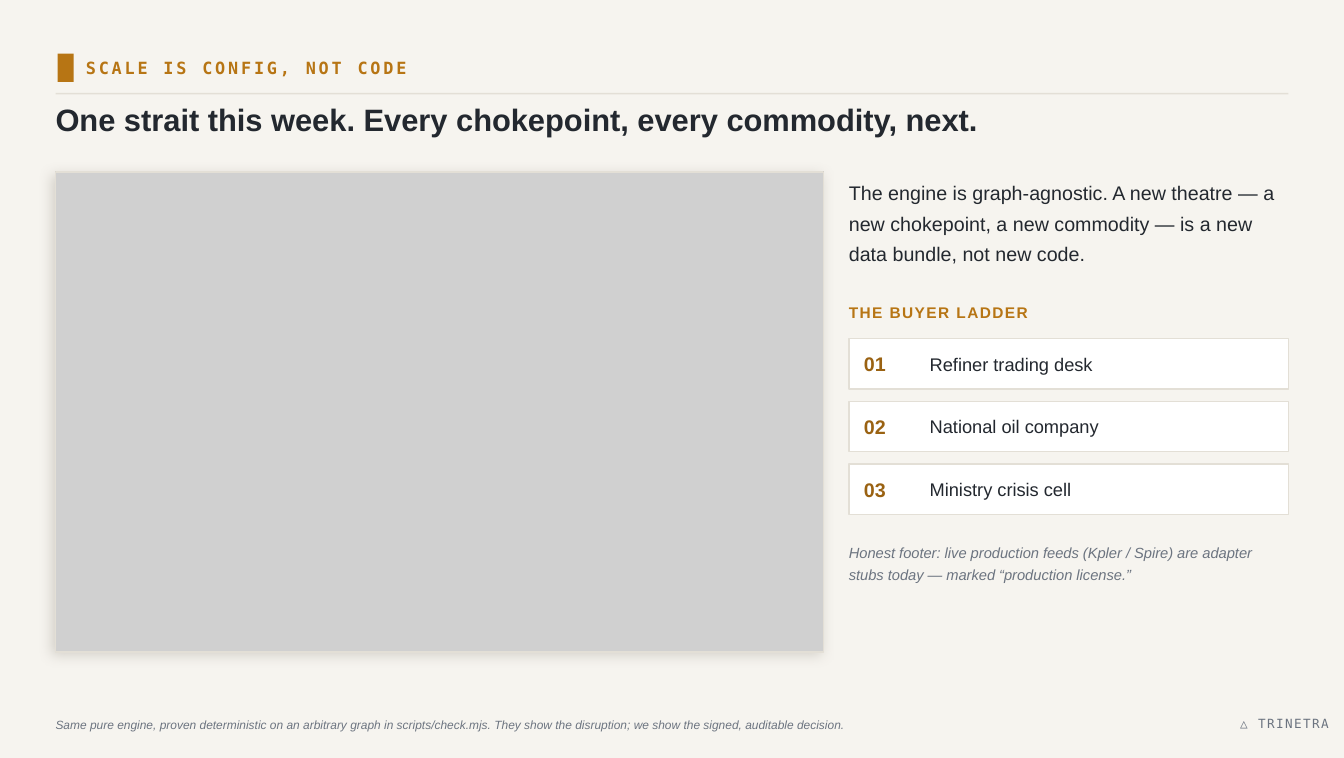
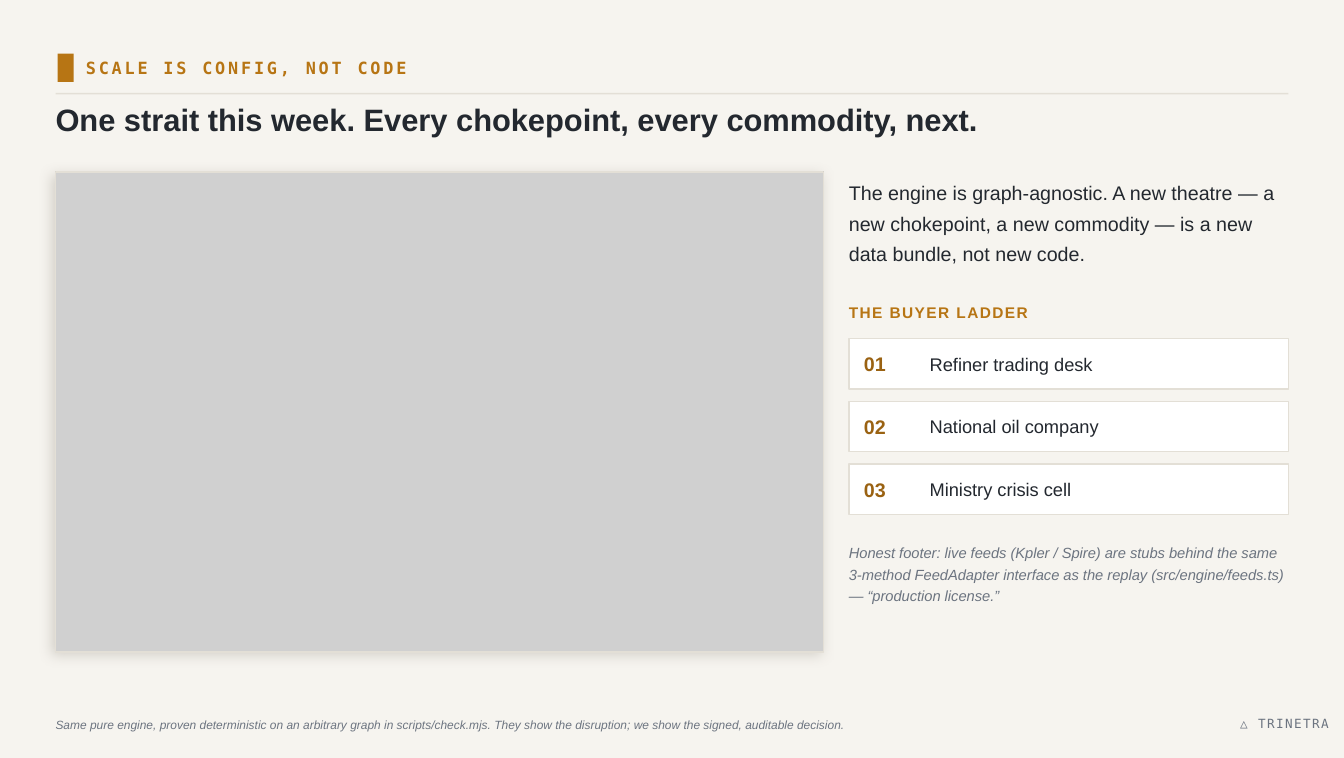
Before and after one commit to banthia14aman/ET-Hackathon, a slide deck: slide 9 of TRINETRA_Deck_Light.pptx. Drawn at 1344x758 pixels with LibreOffice and Linux fonts; fonts in the diff are those of the drawing; grey boxes stand for pictures. Boxes give left, top, right and bottom in pixels: in the first picture for what was removed or moved away, otherwise in the second. Text is boxed around its words. In the diff, an @@ line names an element or a change of style, - is before the commit and + after.

```diff
--- a/TRINETRA_Deck_Light.pptx
+++ b/TRINETRA_Deck_Light.pptx
@@ text at (849, 547, 1284, 604): text changed @@
-Honest footer: live production feeds (Kpler / Spire) are adapter stubs today — marked “production license.”
+Honest footer: live feeds (Kpler / Spire) are stubs behind the same 3-method FeedAdapter interface as the replay (src/engine/feeds.ts) — “production license.”
```
Also in this commit, not shown: 1 other slide changed, 18 other files.
